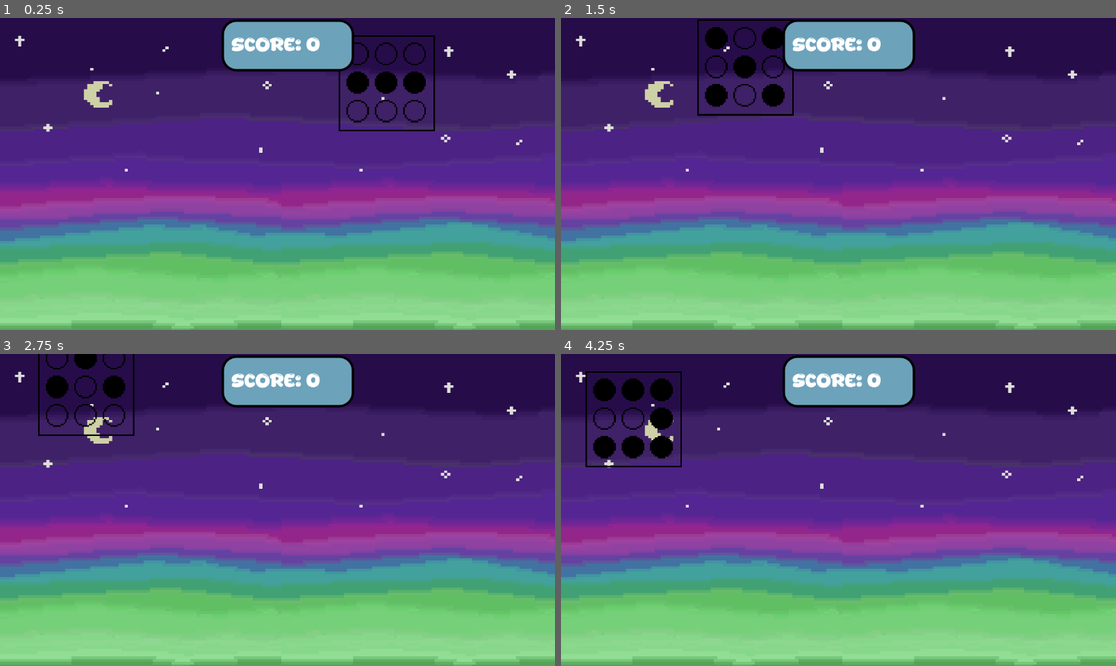
Above: before the commit, frames 1-4 (two rows, left to right).
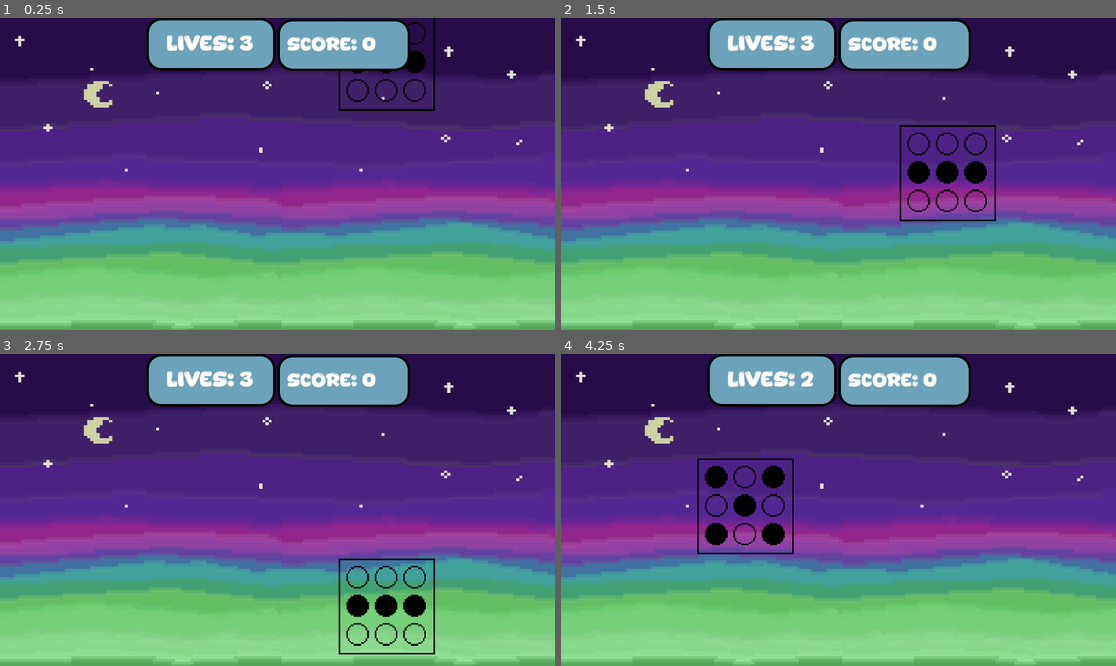
Above: after the commit, the same moments.

Repository: Ninjadude01/Flagship-Tiledrop
Game: Godot game, scene res://scenes/Main.tscn
Same seed, same stepped clock (60 frames per second), same inputs: the game is played once before the commit and once after it.
Inputs:
- Up to frame 1 (0.25 s): no input
- Up to frame 2 (1.5 s): tap Enter at 0.5 s; tap 1 (1) at 0.6 s; tap 2 (2) at 0.8, 1.35 s
- Up to frame 3 (2.75 s): tap 3 (3) at 1.55, 2.1 s; tap 4 (4) at 2.3 s
- Up to frame 4 (4.25 s): tap 4 (4) at 2.85 s; tap 5 (5) at 3.05, 3.6 s; tap 6 (6) at 3.8 s

The runs differ from the first frame. In frame 1, 6.8% of the frame differs, in the area x 26-79%, y 0-37%; in frame 2, 7.8%; in frame 3, 8.2%; in frame 4, 9.4%, in the area x 4-74%, y 0-65%.

Commit message:
deathsceen

Diff:
--- a/tile-drop/globals.gd
+++ b/tile-drop/globals.gd
@@ -1,7 +1,7 @@
 extends Node
 
-var points = 0
-
+var points = 00
+var lives = 3
 # Called when the node enters the scene tree for the first time.
 func _ready() -> void:
 	pass # Replace with function body.
--- a/tile-drop/scenes/Main.tscn
+++ b/tile-drop/scenes/Main.tscn
@@ -5,6 +5,7 @@
 [ext_resource type="FontFile" uid="uid://c2lxntdnoebo7" path="res://assets/Starbim.ttf" id="3_0bbpv"]
 [ext_resource type="PackedScene" uid="uid://brw8c6pb78n2o" path="res://scenes/killzone.tscn" id="4_rarhs"]
 [ext_resource type="PackedScene" uid="uid://cq3wncjwineeq" path="res://scenes/tile.tscn" id="5_c01mt"]
+[ext_resource type="PackedScene" uid="uid://0skfly7okqd" path="res://scenes/deaths.tscn" id="6_c01mt"]
 
 [sub_resource type="Theme" id="Theme_rarhs"]
 
@@ -32,10 +33,10 @@
 [node name="CanvasLayer" type="CanvasLayer" parent="." unique_id=1787297]
 
 [node name="ScorePanel" type="Panel" parent="CanvasLayer" unique_id=913874804]
-offset_left = 460.0
-offset_top = 3.0
-offset_right = 735.0924
-offset_bottom = 111.0
+offset_left = 576.0
+offset_top = 2.0
+offset_right = 851.0924
+offset_bottom = 110.0
 theme = SubResource("Theme_rarhs")
 theme_override_styles/panel = SubResource("StyleBoxFlat_vcsgt")
 
@@ -48,7 +49,23 @@
 offset_bottom = 79.0
 theme_override_fonts/font = ExtResource("3_0bbpv")
 theme_override_font_sizes/font_size = 35
-text = "Score: 00"
+text = "Score: 0"
+
+[node name="DeathPanel" type="Panel" parent="CanvasLayer" unique_id=1648933110]
+offset_left = 304.0
+offset_right = 572.0
+offset_bottom = 109.0
+theme_override_styles/panel = SubResource("StyleBoxFlat_vcsgt")
+
+[node name="DeathLabel" type="Label" parent="CanvasLayer/DeathPanel" unique_id=908086749]
+layout_mode = 0
+offset_left = 41.0
+offset_top = 31.0
+offset_right = 222.0
+offset_bottom = 75.0
+theme_override_fonts/font = ExtResource("3_0bbpv")
+theme_override_font_sizes/font_size = 40
+text = "Lives: 3"
 
 [node name="killzone" parent="." unique_id=1923447534 instance=ExtResource("4_rarhs")]
 position = Vector2(579, 626)
@@ -67,5 +84,8 @@
 "9": false
 }
 
+[node name="Deaths" parent="." unique_id=1146911908 instance=ExtResource("6_c01mt")]
+position = Vector2(52, 44)
+
 [connection signal="body_entered" from="killzone" to="." method="_on_killzone_body_entered"]
 [connection signal="nextTile" from="Tile" to="." method="_on_tile_next_tile"]
--- /dev/null
+++ b/tile-drop/scenes/deaths.tscn
@@ -0,0 +1,6 @@
+[gd_scene format=3 uid="uid://0skfly7okqd"]
+
+[ext_resource type="Script" uid="uid://1dyvad5kxfto" path="res://scripts/deaths.gd" id="1_7j1if"]
+
+[node name="Deaths" type="Node2D" unique_id=1146911908]
+script = ExtResource("1_7j1if")
--- /dev/null
+++ b/tile-drop/scenes/deathscreen.tscn
@@ -0,0 +1,157 @@
+[gd_scene format=3 uid="uid://ceaou28srjw7i"]
+
+[ext_resource type="Texture2D" uid="uid://br4v7f668p24x" path="res://assets/main menu 2.png" id="1_uurjc"]
+[ext_resource type="FontFile" uid="uid://c2lxntdnoebo7" path="res://assets/Starbim.ttf" id="2_eye5d"]
+[ext_resource type="Script" uid="uid://emmykm3b14sa" path="res://scripts/button.gd" id="3_eye5d"]
+[ext_resource type="Script" uid="uid://7ojnlmwo2nbo" path="res://scripts/button_2.gd" id="3_hgqth"]
+
+[sub_resource type="StyleBoxTexture" id="StyleBoxTexture_hgqth"]
+texture = ExtResource("1_uurjc")
+
+[sub_resource type="StyleBoxFlat" id="StyleBoxFlat_ke8wd"]
+bg_color = Color(0.37254903, 0.21176471, 0.5921569, 0.50980395)
+border_width_left = 5
+border_width_top = 5
+border_width_right = 5
+border_width_bottom = 5
+corner_radius_top_left = 40
+corner_radius_top_right = 40
+corner_radius_bottom_right = 40
+corner_radius_bottom_left = 40
+
+[sub_resource type="StyleBoxFlat" id="StyleBoxFlat_t1dl8"]
+bg_color = Color(0.37254903, 0.21176471, 0.5921569, 0.50980395)
+border_width_left = 5
+border_width_top = 5
+border_width_right = 5
+border_width_bottom = 5
+corner_radius_top_left = 40
+corner_radius_top_right = 40
+corner_radius_bottom_right = 40
+corner_radius_bottom_left = 40
+
+[sub_resource type="StyleBoxFlat" id="StyleBoxFlat_l1dwg"]
+bg_color = Color(0.37254903, 0.21176471, 0.5921569, 0.50980395)
+border_width_left = 5
+border_width_top = 5
+border_width_right = 5
+border_width_bottom = 5
+corner_radius_top_left = 40
+corner_radius_top_right = 40
+corner_radius_bottom_right = 40
+corner_radius_bottom_left = 40
+
+[sub_resource type="StyleBoxFlat" id="StyleBoxFlat_uurjc"]
+bg_color = Color(0.37254903, 0.21176471, 0.5921569, 0.50980395)
+border_width_left = 5
+border_width_top = 5
+border_width_right = 5
+border_width_bottom = 5
+corner_radius_top_left = 40
+corner_radius_top_right = 40
+corner_radius_bottom_right = 40
+corner_radius_bottom_left = 40
+
+[sub_resource type="StyleBoxFlat" id="StyleBoxFlat_eye5d"]
+bg_color = Color(0.37254903, 0.21176471, 0.5921569, 0.50980395)
+border_width_left = 5
+border_width_top = 5
+border_width_right = 5
+border_width_bottom = 5
+corner_radius_top_left = 40
+corner_radius_top_right = 40
+corner_radius_bottom_right = 40
+corner_radius_bottom_left = 40
+
+[sub_resource type="StyleBoxFlat" id="StyleBoxFlat_hgqth"]
+bg_color = Color(0.37254903, 0.21176471, 0.5921569, 0.50980395)
+border_width_left = 5
+border_width_top = 5
+border_width_right = 5
+border_width_bottom = 5
+corner_radius_top_left = 40
+corner_radius_top_right = 40
+corner_radius_bottom_right = 40
+corner_radius_bottom_left = 40
+
+[node name="Control" type="Control" unique_id=425553452]
+layout_mode = 3
+anchors_preset = 15
+anchor_right = 1.0
+anchor_bottom = 1.0
+grow_horizontal = 2
+grow_vertical = 2
+
+[node name="Panel" type="Panel" parent="." unique_id=986374707]
+layout_mode = 1
+anchors_preset = 15
+anchor_right = 1.0
+anchor_bottom = 1.0
+grow_horizontal = 2
+grow_vertical = 2
+theme_override_styles/panel = SubResource("StyleBoxTexture_hgqth")
+
+[node name="Label" type="Label" parent="." unique_id=540471931]
+layout_mode = 1
+anchors_preset = 8
+anchor_left = 0.5
+anchor_top = 0.5
+anchor_right = 0.5
+anchor_bottom = 0.5
+offset_left = -291.0
+offset_top = -180.0
+offset_right = 296.0
+offset_bottom = -12.0
+grow_horizontal = 2
+grow_vertical = 2
+theme_override_colors/font_color = Color(0.5882353, 0.59607846, 1, 1)
+theme_override_fonts/font = ExtResource("2_eye5d")
+theme_override_font_sizes/font_size = 55
+text = "       You Died :(
+Your score was: "
+
+[node name="VBoxContainer" type="VBoxContainer" parent="." unique_id=799207251]
+layout_mode = 1
+anchors_preset = 8
+anchor_left = 0.5
+anchor_top = 0.5
+anchor_right = 0.5
+anchor_bottom = 0.5
+offset_left = -265.0
+offset_top = 30.0
+offset_right = 265.0
+offset_bottom = 176.0
+grow_horizontal = 2
+grow_vertical = 2
+theme_override_constants/separation = 20
+
+[node name="Button2" type="Button" parent="VBoxContainer" unique_id=1818166935]
+layout_mode = 2
+theme_override_colors/font_color = Color(0.49803922, 0.5176471, 1, 1)
+theme_override_colors/font_focus_color = Color(0.49803922, 0.5176471, 1, 1)
+theme_override_colors/font_pressed_color = Color(1, 1, 1, 1)
+theme_override_colors/font_hover_color = Color(0.46666667, 0.89411765, 0.8392157, 1)
+theme_override_fonts/font = ExtResource("2_eye5d")
+theme_override_font_sizes/font_size = 45
+theme_override_styles/normal = SubResource("StyleBoxFlat_ke8wd")
+theme_override_styles/pressed = SubResource("StyleBoxFlat_t1dl8")
+theme_override_styles/hover = SubResource("StyleBoxFlat_l1dwg")
+text = "Play again"
+script = ExtResource("3_hgqth")
+
+[node name="Button" type="Button" parent="VBoxContainer" unique_id=1370534150]
+layout_mode = 2
+theme_override_colors/font_color = Color(0.49803922, 0.5176471, 1, 1)
+theme_override_colors/font_focus_color = Color(0.49803922, 0.5176471, 1, 1)
+theme_override_colors/font_pressed_color = Color(1, 1, 1, 1)
+theme_override_colors/font_hover_color = Color(0.46666667, 0.89411765, 0.8392157, 1)
+theme_override_fonts/font = ExtResource("2_eye5d")
+theme_override_font_sizes/font_size = 45
+theme_override_styles/normal = SubResource("StyleBoxFlat_uurjc")
+theme_override_styles/pressed = SubResource("StyleBoxFlat_eye5d")
+theme_override_styles/hover = SubResource("StyleBoxFlat_hgqth")
+text = "Back to Main Menu"
+script = ExtResource("3_eye5d")
+
+[connection signal="pressed" from="VBoxContainer/Button2" to="VBoxContainer/Button2" method="_on_pressed"]
+[connection signal="pressed" from="VBoxContainer/Button" to="VBoxContainer/Button" method="_on_pressed"]
--- a/tile-drop/scenes/main_menu.tscn
+++ b/tile-drop/scenes/main_menu.tscn
@@ -58,7 +58,7 @@
 theme_override_colors/font_color = Color(0.49803922, 0.5176471, 1, 1)
 theme_override_colors/font_focus_color = Color(0.49803922, 0.5176471, 1, 1)
 theme_override_colors/font_pressed_color = Color(1, 1, 1, 1)
-theme_override_colors/font_hover_color = Color(0.4650038, 0.89291877, 0.8408239, 1)
+theme_override_colors/font_hover_color = Color(0.46666667, 0.89411765, 0.8392157, 1)
 theme_override_fonts/font = ExtResource("1_l6cm7")
 theme_override_font_sizes/font_size = 45
 theme_override_styles/normal = SubResource("StyleBoxFlat_ekxnf")
--- a/tile-drop/scenes/settings.tscn
+++ b/tile-drop/scenes/settings.tscn
@@ -74,4 +74,13 @@
 theme_override_font_sizes/font_size = 70
 text = "Audio Settings:"
 
+[node name="HSlider" type="HSlider" parent="." unique_id=525319068]
+layout_mode = 0
+offset_left = 413.0
+offset_top = 224.0
+offset_right = 693.0
+offset_bottom = 389.0
+max_value = 1.5
+step = 0.01
+
 [connection signal="pressed" from="Button" to="." method="_on_button_pressed"]
--- /dev/null
+++ b/tile-drop/scripts/button.gd
@@ -0,0 +1,4 @@
+extends Button
+
+func _on_pressed() -> void:
+	get_tree().change_scene_to_file("res://scenes//main_menu.tscn")
--- /dev/null
+++ b/tile-drop/scripts/button_2.gd
@@ -0,0 +1,5 @@
+extends Button
+
+
+func _on_pressed() -> void:
+	get_tree().change_scene_to_file("res://scenes//Main.tscn")
--- /dev/null
+++ b/tile-drop/scripts/deaths.gd
@@ -0,0 +1,10 @@
+extends Node2D
+#var live = 3
+#@onready var death_label: Label = $CanvasLayer/DeathPanel/DeathLabel
+#
+#
+#func _on_death(_body):
+	#print("hi")
+	#live-=1
+	#death_label.text = "lives: %s" %live
+	#
--- a/tile-drop/scripts/main.gd
+++ b/tile-drop/scripts/main.gd
@@ -1,14 +1,16 @@
 extends Node2D
+
+#signal deaths
 
 @onready var tile: Node2D = $Tile
 @onready var score: Label = $CanvasLayer/ScorePanel/ScoreLabel
+@onready var death_label: Label = $CanvasLayer/DeathPanel/DeathLabel
 
 var number = 0
 var pos = 100
 
 func _ready() -> void:
 	setTile()
-	##rng()
 
 func setTile():
 	pos = randi_range(100, 900)
@@ -16,6 +18,9 @@
 func _process(_delta: float):
 	tile.position = global_position + Vector2(pos, 50)
 	score.text = "Score: " + str(Globals.points)
+	death_label.text = "Lives: " + str(Globals.lives)
+	if Globals.lives == 0:
+		get_tree().quit()
 
 
 #func rng() -> void:
@@ -28,6 +33,8 @@
 		#add_child(tile_1)
 
 func _on_killzone_body_entered(_body: Node2D) -> void:
+	Globals.lives -= 1
+	print(Globals.lives)
 	tile.hide()
 	get_tree().call_deferred("reload_current_scene")
 
--- a/tile-drop/scripts/tile.gd
+++ b/tile-drop/scripts/tile.gd
@@ -32,7 +32,6 @@
 
 var keys = [1, 2, 3, 4, 5, 6 ,7 ,8 ,9]
 var keysPressed = 0
-
 var sequence = []
 var sequenceDetect = []
 var points = 0
@@ -42,12 +41,13 @@
 func _ready():
 	genRandTexture()
 	sprite.texture = texture
-	body.linear_velocity = Vector2(0, 400)
+	body.linear_velocity = Vector2(0, 200)
 	setSequence()
 
 func genRandTexture():
 	textNum = randi_range(1, 10)
 	texture = load("res://assets/" + str(textNum) + "old.png")
+
 
 func _process(_delta: float) -> void: #bug thingy
 	if checkSequence():
Not shown: 1 places in tile-drop/scenes/main_menu.tscn that only renumber resources
Not shown, added: tile-drop/scripts/button.gd.uid
Not shown, added: tile-drop/scripts/button_2.gd.uid
Not shown, added: tile-drop/scripts/deaths.gd.uid
